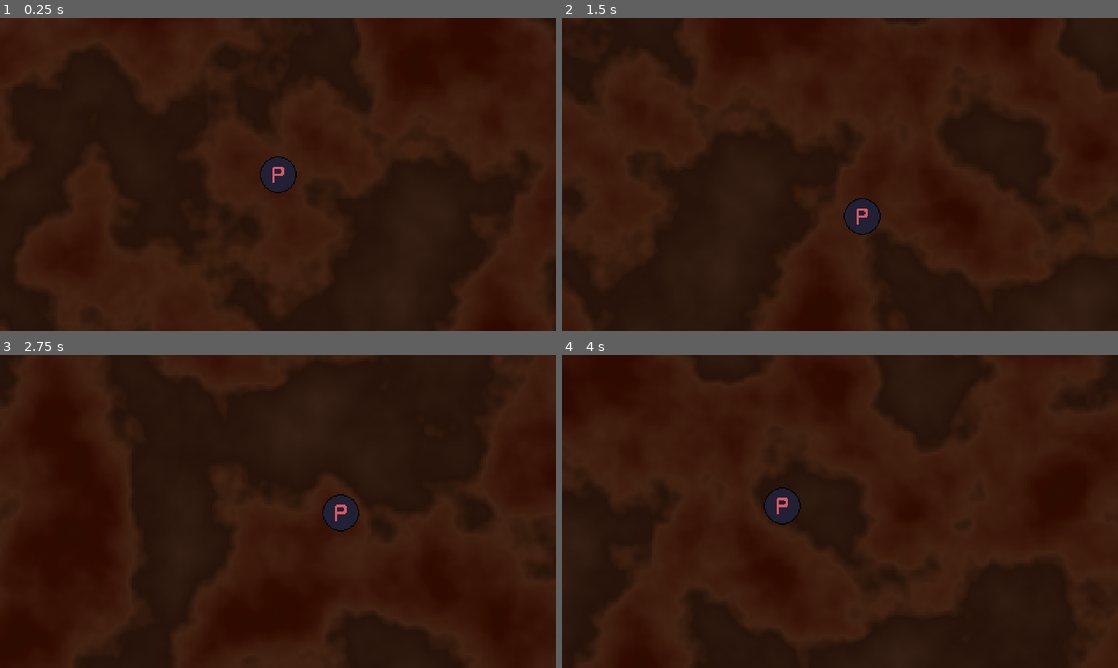
Above: before the commit, frames 1-4 (two rows, left to right).
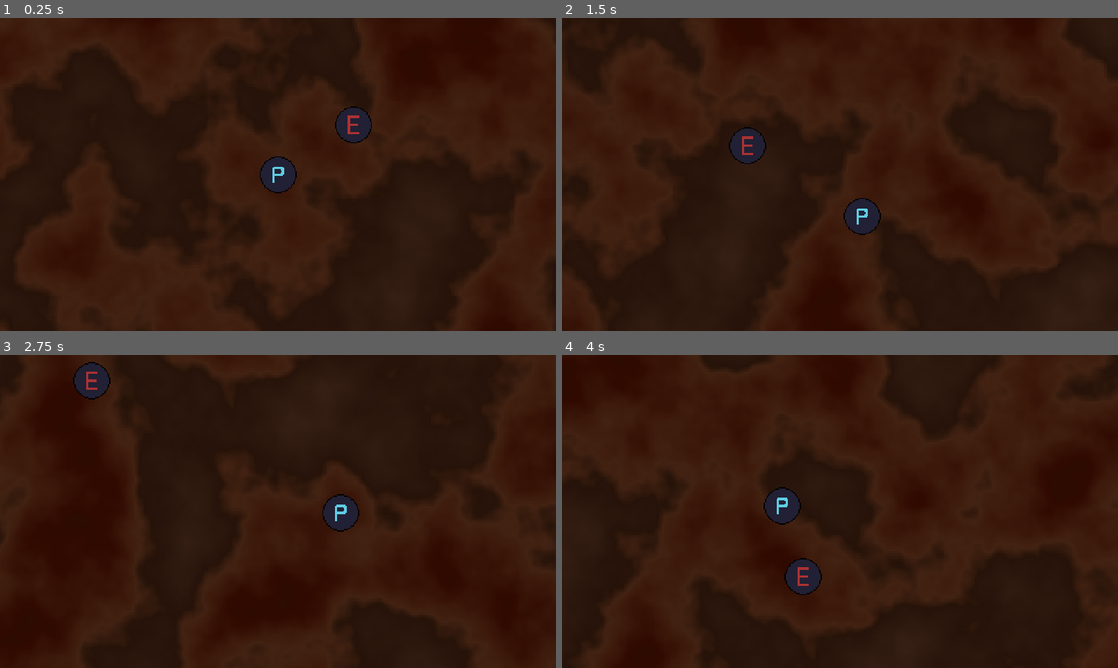
Above: after the commit, the same moments.

Repository: BaldurThor/CGDD
Game: Godot game, scene res://scenes/main.tscn
Two runs of this game, one before a commit and one after it. Both use one fixed random seed, a clock stepped at 60 frames per second and the inputs below.
Inputs:
- Up to frame 1 (0.25 s): no input
- Up to frame 2 (1.5 s): tap Enter at 0.5 s; hold D (move_right) 0.53-1.28 s; hold S (move_down) from 1.28 s (still down)
- Up to frame 3 (2.75 s): release S (move_down) at 2.03 s; hold D (move_right) from 2.03 s (still down)
- Up to frame 4 (4 s): release D (move_right) at 2.78 s; hold W (move_up) 2.78-3.53 s; hold A (move_left) from 3.53 s (still down)

The runs differ from the first frame. In frame 1, 0.7% of the frame differs, in the area x 49-67%, y 28-53%; in frame 2, 2.1%, in the area x 0-100%, y 0-97%; in frame 3, 1.6%; in frame 4, 2.1%.
Error after the commit: Invalid access to property or key 'player' on a base object of type 'Node (game_manager.gd)'. (res://scripts/enemy.gd:12)

Commit message:
Add simple enemy template and improve project structure

Diff:
--- /dev/null
+++ b/assets/enemies/test_enemy.tres
@@ -0,0 +1,7 @@
+[gd_resource type="Resource" script_class="EnemyType" load_steps=2 format=3 uid="uid://c46dmrx2g0p7p"]
+
+[ext_resource type="Script" path="res://scripts/enemy_type.gd" id="1_sykeb"]
+
+[resource]
+script = ExtResource("1_sykeb")
+speed = 2.0
--- a/project.godot
+++ b/project.godot
@@ -14,6 +14,10 @@
 run/main_scene="res://scenes/main.tscn"
 config/features=PackedStringArray("4.3", "Forward Plus")
 config/icon="res://icon.svg"
+
+[autoload]
+
+GameManager="*res://scripts/game_manager.gd"
 
 [display]
 
@@ -51,6 +55,11 @@
 ]
 }
 
+[physics]
+
+2d/default_gravity=0.0
+2d/default_gravity_vector=Vector2(0, 0)
+
 [rendering]
 
 textures/canvas_textures/default_texture_filter=0
--- /dev/null
+++ b/scenes/enemy.tscn
@@ -0,0 +1,15 @@
+[gd_scene load_steps=3 format=3 uid="uid://xplhrfv20ktq"]
+
+[ext_resource type="Texture2D" uid="uid://rtyla47usjny" path="res://assets/enemy_placeholder.png" id="1_cckql"]
+
+[sub_resource type="CircleShape2D" id="CircleShape2D_pfmcv"]
+radius = 14.0
+
+[node name="Enemy" type="RigidBody2D"]
+lock_rotation = true
+
+[node name="CollisionShape2D" type="CollisionShape2D" parent="."]
+shape = SubResource("CircleShape2D_pfmcv")
+
+[node name="Sprite2D" type="Sprite2D" parent="."]
+texture = ExtResource("1_cckql")
--- a/scenes/main.tscn
+++ b/scenes/main.tscn
@@ -1,7 +1,16 @@
-[gd_scene load_steps=2 format=3 uid="uid://dnpb8ppgeyr1g"]
+[gd_scene load_steps=5 format=3 uid="uid://dnpb8ppgeyr1g"]
 
 [ext_resource type="PackedScene" uid="uid://m0yu4nmvb5mw" path="res://scenes/player.tscn" id="1_v7f6l"]
+[ext_resource type="PackedScene" uid="uid://xplhrfv20ktq" path="res://scenes/enemy.tscn" id="2_wwxhn"]
+[ext_resource type="Script" path="res://scripts/enemy.gd" id="3_34han"]
+[ext_resource type="Resource" uid="uid://c46dmrx2g0p7p" path="res://assets/enemies/test_enemy.tres" id="4_23kq3"]
 
 [node name="Main" type="Node2D"]
 
 [node name="Player" parent="." instance=ExtResource("1_v7f6l")]
+
+[node name="Enemy" parent="." node_paths=PackedStringArray("player") instance=ExtResource("2_wwxhn")]
+position = Vector2(90, -60)
+script = ExtResource("3_34han")
+player = NodePath("../Player")
+enemy_type = ExtResource("4_23kq3")
--- a/scenes/player.gd
+++ /dev/null
@@ -1,13 +0,0 @@
-extends CharacterBody2D
-
-
-const SPEED = 300.0
-
-func _physics_process(_delta: float) -> void:
-	var x_direction := Input.get_axis("move_left", "move_right")
-	var y_direction := Input.get_axis("move_up", "move_down")
-	var direction := Vector2(x_direction, y_direction).normalized()
-
-	velocity = direction * SPEED
-
-	move_and_slide()
--- a/scenes/player.tscn
+++ b/scenes/player.tscn
@@ -1,6 +1,6 @@
 [gd_scene load_steps=9 format=3 uid="uid://m0yu4nmvb5mw"]
 
-[ext_resource type="Script" path="res://scenes/player.gd" id="1_8f13i"]
+[ext_resource type="Script" path="res://scripts/player.gd" id="1_8f13i"]
 [ext_resource type="Texture2D" uid="uid://dvihjb0iw3fs7" path="res://assets/player_placeholder.png" id="1_hjk42"]
 [ext_resource type="Shader" path="res://assets/ground.gdshader" id="2_k5ka0"]
 
@@ -28,6 +28,7 @@
 script = ExtResource("1_8f13i")
 
 [node name="BGSprite" type="Sprite2D" parent="."]
+z_index = -50
 texture_filter = 1
 texture_repeat = 2
 material = SubResource("ShaderMaterial_upf5s")
@@ -35,6 +36,7 @@
 texture = SubResource("NoiseTexture2D_hhvw1")
 
 [node name="Sprite2D" type="Sprite2D" parent="."]
+z_index = 5
 texture = ExtResource("1_hjk42")
 
 [node name="CollisionShape2D" type="CollisionShape2D" parent="."]
--- /dev/null
+++ b/scripts/enemy.gd
@@ -0,0 +1,35 @@
+@tool
+extends RigidBody2D
+
+var player: Player = null
+
+@export var enemy_type: EnemyType:
+	set(value):
+		enemy_type = value
+		update_configuration_warnings()
+
+func _ready() -> void:
+	player = GameManager.player
+
+func _physics_process(delta: float) -> void:
+	# Don't update if the script is running in the editor (required since
+	# this is marked as a tool script, meaning it runs in the editor)
+	if Engine.is_editor_hint():
+		return
+
+	# Make sure a player is present
+	if !player:
+		return
+
+	# Move towards the player
+	var dir = (player.global_position - global_position).normalized()
+	move_and_collide(dir * enemy_type.speed)
+
+func _get_configuration_warnings() -> PackedStringArray:
+	var warnings: PackedStringArray = []
+
+	# Show a warning if this enemy is not given a time
+	if enemy_type == null:
+		warnings.append("Missing enemy type")
+
+	return warnings
--- /dev/null
+++ b/scripts/enemy_type.gd
@@ -0,0 +1,4 @@
+extends Resource
+class_name EnemyType
+
+@export var speed: float = 1.0
--- /dev/null
+++ b/scripts/game_manager.gd
@@ -0,0 +1,13 @@
+extends Node
+
+var _player: Player = null
+
+# Used by the player.gd script to tell the game manager where the player is.
+# Allows other scripts to access the player from wherever they are.
+func assign_player(player: Player):
+	_player = player
+
+# Returns the currently assigned instance of the player. Returns null if no
+# player is assigned
+func get_player() -> Player:
+	return _player
--- /dev/null
+++ b/scripts/player.gd
@@ -0,0 +1,24 @@
+extends CharacterBody2D
+class_name Player
+
+const SPEED = 300.0
+
+func _init() -> void:
+	# Make sure GameManager knows about this player instance.
+	# Called in _init() instead of _ready() to make sure it's
+	# properly assigned for other scripts to access.
+	GameManager.assign_player(self)
+
+func _input(event: InputEvent) -> void:
+	# DEBUG: Allows you to press escape to quickly close the game
+	if event is InputEventKey and event.keycode == KEY_ESCAPE:
+		get_tree().quit()
+
+func _physics_process(_delta: float) -> void:
+	var x_direction := Input.get_axis("move_left", "move_right")
+	var y_direction := Input.get_axis("move_up", "move_down")
+	var direction := Vector2(x_direction, y_direction).normalized()
+
+	velocity = direction * SPEED
+
+	move_and_slide()
Binary file added: assets/enemy_placeholder.png
Not shown, added: assets/enemy_placeholder.png.import
Binary file changed: assets/player_placeholder.png
